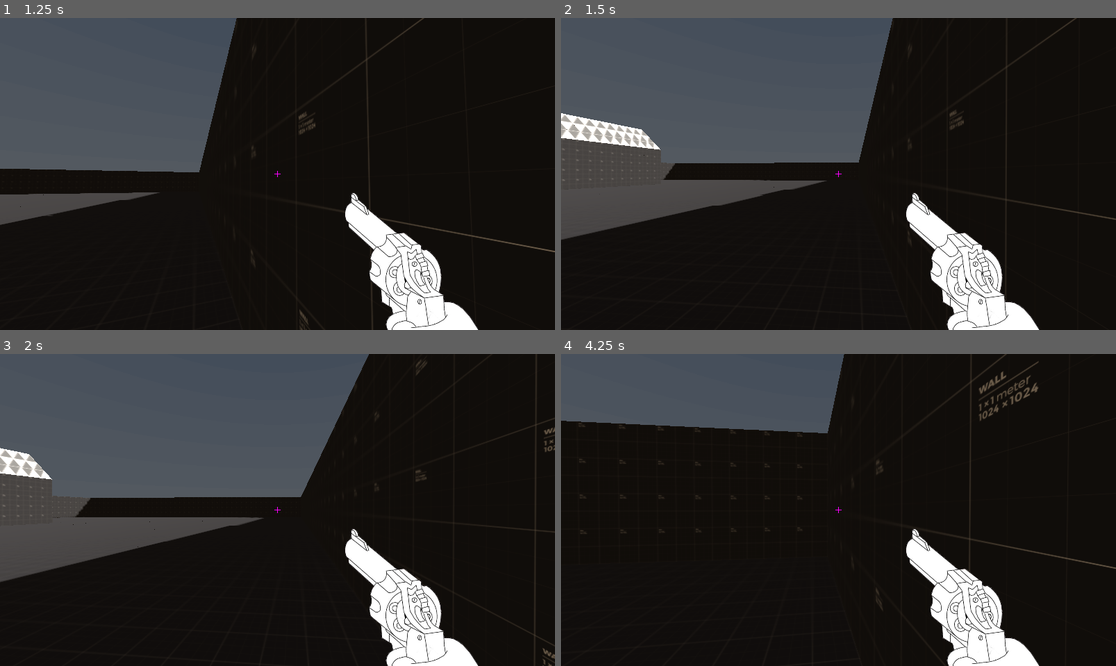
Above: before the commit, frames 1-4 (two rows, left to right).
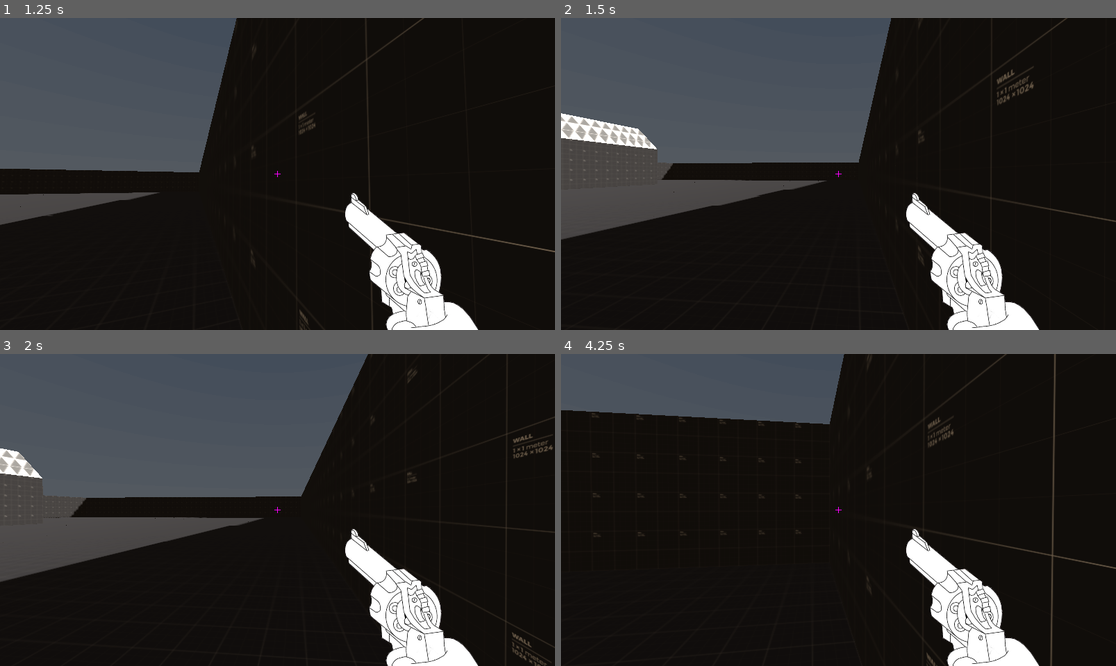
Above: after the commit, the same moments.

Repository: rodrigowillsilva/D3_-3
Game: Godot game, scene res://Scenes/gray_box.tscn
Two runs of this game, one before a commit and one after it. Both use one fixed random seed, a clock stepped at 60 frames per second and the inputs below. A sky picture missing from this copy of the repository is replaced by a grey-blue gradient.
Inputs (mouse positions are in pixels of both pictures, inside the frame that each line leads up to):
- Up to frame 1 (1.25 s): tap Enter at 0.5 s; move the mouse to (399, 158) at 0.52 s; hold D (move_right) from 0.53 s (still down); hold Mouse wheel down (mouse_scroll_down) from 0.53 s (still down); right-click (399, 158) at 0.6 s; click (399, 158) at 0.67 s
- Up to frame 2 (1.5 s): move the mouse to (810, 174) at 1.27 s; release D (move_right) at 1.28 s; release Mouse wheel down (mouse_scroll_down) at 1.28 s; hold W (move_up) from 1.28 s (still down); tap Mouse wheel down (mouse_scroll_down) at 1.35 s
- Up to frame 3 (2 s): keep holding W (move_up); tap Mouse wheel up (mouse_scroll_up) at 1.55 s
- Up to frame 4 (4.25 s): keep holding W (move_up); move the mouse to (849, 503) at 2.02 s; hold Mouse wheel up (mouse_scroll_up) 2.03-2.78 s; tap R (r) at 2.3, 2.85 s; move the mouse to (832, 516) at 2.77 s; right-click (832, 516) at 3.05 s; move the mouse to (877, 513) at 3.52 s; hold Mouse wheel down (mouse_scroll_down) from 3.53 s (still down); click (877, 513) at 3.6 s

Frame 1 is identical in both runs. In frame 2, 1.4% of the frame differs, in the area x 0-100%, y 0-91%; in frame 3, 1.2%; in frame 4, 2.7%, in the area x 0-90%, y 0-100%.

Commit message:
armar implementadas

Diff:
--- /dev/null
+++ b/project-west/Scenes/Guns/area_damage.tscn
@@ -0,0 +1,48 @@
+[gd_scene load_steps=6 format=3 uid="uid://bokdmstjtnhfs"]
+
+[ext_resource type="Script" path="res://Scripts/area_damage.gd" id="1_kl6cb"]
+
+[sub_resource type="PhysicsMaterial" id="PhysicsMaterial_82oij"]
+friction = 0.0
+bounce = 0.1
+
+[sub_resource type="SphereShape3D" id="SphereShape3D_afukm"]
+radius = 0.1
+
+[sub_resource type="SphereMesh" id="SphereMesh_xwkrp"]
+radius = 0.1
+height = 0.2
+
+[sub_resource type="CylinderShape3D" id="CylinderShape3D_nqg3y"]
+height = 0.3
+radius = 2.0
+
+[node name="AreaDamage" type="RigidBody3D"]
+physics_material_override = SubResource("PhysicsMaterial_82oij")
+gravity_scale = 2.0
+continuous_cd = true
+contact_monitor = true
+max_contacts_reported = 3
+script = ExtResource("1_kl6cb")
+y_distance_to_explode = 2.0
+
+[node name="CollisionShape3D" type="CollisionShape3D" parent="."]
+shape = SubResource("SphereShape3D_afukm")
+
+[node name="MeshInstance3D" type="MeshInstance3D" parent="."]
+mesh = SubResource("SphereMesh_xwkrp")
+
+[node name="Area3D" type="Area3D" parent="."]
+monitoring = false
+monitorable = false
+
+[node name="CollisionShape3D" type="CollisionShape3D" parent="Area3D"]
+shape = SubResource("CylinderShape3D_nqg3y")
+
+[node name="Timer" type="Timer" parent="Area3D"]
+one_shot = true
+
+[node name="Timer2" type="Timer" parent="Area3D"]
+one_shot = true
+
+[connection signal="body_entered" from="." to="." method="_on_body_entered"]
--- /dev/null
+++ b/project-west/Scenes/Guns/cross.tscn
@@ -0,0 +1,10 @@
+[gd_scene load_steps=4 format=3 uid="uid://pldui2y8od0g"]
+
+[ext_resource type="PackedScene" uid="uid://1ujdfnq5agh3" path="res://Scenes/Guns/gun.tscn" id="1_7xri1"]
+[ext_resource type="Script" path="res://Scripts/cross.gd" id="2_o8inx"]
+[ext_resource type="PackedScene" uid="uid://bokdmstjtnhfs" path="res://Scenes/Guns/area_damage.tscn" id="3_g1o5b"]
+
+[node name="Cross" instance=ExtResource("1_7xri1")]
+script = ExtResource("2_o8inx")
+life_regen = 0.1
+area_damage_scene = ExtResource("3_g1o5b")
--- a/project-west/Scenes/Guns/gun.tscn
+++ b/project-west/Scenes/Guns/gun.tscn
@@ -4,7 +4,7 @@
 
 [node name="Gun" type="Node3D" node_paths=PackedStringArray("timers")]
 script = ExtResource("1_fb1kr")
-timers = [NodePath("Timer"), NodePath("Timer2"), NodePath("Timer3")]
+timers = [NodePath("Timer"), NodePath("Timer2"), NodePath("Timer3"), NodePath("Timer4")]
 
 [node name="GunRay" type="RayCast3D" parent="."]
 enabled = false
@@ -23,3 +23,5 @@
 [node name="Timer3" type="Timer" parent="."]
 one_shot = true
 autostart = true
+
+[node name="Timer4" type="Timer" parent="."]
--- a/project-west/Scenes/Guns/shotgun.tscn
+++ b/project-west/Scenes/Guns/shotgun.tscn
@@ -19,7 +19,7 @@
 size = 0.3
 sections = 8
 
-[node name="Shotgun" instance=ExtResource("1_psox5")]
+[node name="Shotgun" node_paths=PackedStringArray("hit_placeholder") instance=ExtResource("1_psox5")]
 script = ExtResource("2_3b4g3")
 spread = 0.1
 pellets = 5
@@ -27,6 +27,7 @@
 grapling_speed = 75
 pull_for_axis_mod = Vector3(1, 0.7, 1)
 max_grapling_time = 1.5
+hit_placeholder = []
 
 [node name="Hook" type="Area3D" parent="." index="2"]
 top_level = true
--- a/project-west/Scenes/gray_box.tscn
+++ b/project-west/Scenes/gray_box.tscn
@@ -9,6 +9,7 @@
 [ext_resource type="Texture2D" uid="uid://bev1b0k7p0o6u" path="res://Graphics/sprites/revolver.png" id="7_fgn0a"]
 [ext_resource type="Texture2D" uid="uid://g50i6fjb8i2b" path="res://Graphics/sprites/shotgun.png" id="8_lnd24"]
 [ext_resource type="PackedScene" uid="uid://cewuk4w1njgpe" path="res://Scenes/TileSet/Tiles/slope1_gray_box.tscn" id="9_8d1u3"]
+[ext_resource type="PackedScene" uid="uid://pldui2y8od0g" path="res://Scenes/Guns/cross.tscn" id="9_kaaw1"]
 [ext_resource type="Texture2D" uid="uid://c73hl3tk5ouar" path="res://addons/kenney_prototype_textures/red/texture_01.png" id="10_lnrr1"]
 [ext_resource type="Script" path="res://Scripts/spawn_controller.gd" id="11_xml1p"]
 [ext_resource type="PackedScene" path="res://Scenes/spawnpoint.tscn" id="12_msem0"]
@@ -28,12 +29,19 @@
 ambient_light_sky_contribution = 0.85
 adjustment_contrast = 1.08
 
+[sub_resource type="Gradient" id="Gradient_xqtl0"]
+offsets = PackedFloat32Array(1)
+colors = PackedColorArray(1, 1, 1, 1)
+
+[sub_resource type="GradientTexture2D" id="GradientTexture2D_co7ij"]
+gradient = SubResource("Gradient_xqtl0")
+
 [sub_resource type="Animation" id="Animation_xj4kh"]
 length = 0.001
 tracks/0/type = "value"
 tracks/0/imported = false
 tracks/0/enabled = true
-tracks/0/path = NodePath("../guns_hud/Revolver:position")
+tracks/0/path = NodePath("guns_hud/Revolver:position")
 tracks/0/interp = 1
 tracks/0/loop_wrap = true
 tracks/0/keys = {
@@ -45,7 +53,7 @@
 tracks/1/type = "value"
 tracks/1/imported = false
 tracks/1/enabled = true
-tracks/1/path = NodePath("../guns_hud/Shotgun:position")
+tracks/1/path = NodePath("guns_hud/Shotgun:position")
 tracks/1/interp = 1
 tracks/1/loop_wrap = true
 tracks/1/keys = {
@@ -57,7 +65,7 @@
 tracks/2/type = "value"
 tracks/2/imported = false
 tracks/2/enabled = true
-tracks/2/path = NodePath("../guns_hud/Revolver:rotation")
+tracks/2/path = NodePath("guns_hud/Revolver:rotation")
 tracks/2/interp = 1
 tracks/2/loop_wrap = true
 tracks/2/keys = {
@@ -65,6 +73,18 @@
 "transitions": PackedFloat32Array(1),
 "update": 0,
 "values": [-0.13439]
+}
+tracks/3/type = "value"
+tracks/3/imported = false
+tracks/3/enabled = true
+tracks/3/path = NodePath("guns_hud/Cross:position")
+tracks/3/interp = 1
+tracks/3/loop_wrap = true
+tracks/3/keys = {
+"times": PackedFloat32Array(0),
+"transitions": PackedFloat32Array(1),
+"update": 0,
+"values": [Vector2(809, 813)]
 }
 
 [sub_resource type="Animation" id="Animation_76sxm"]
@@ -74,7 +94,7 @@
 tracks/0/type = "value"
 tracks/0/imported = false
 tracks/0/enabled = true
-tracks/0/path = NodePath("../guns_hud/Revolver:position")
+tracks/0/path = NodePath("guns_hud/Revolver:position")
 tracks/0/interp = 1
 tracks/0/loop_wrap = true
 tracks/0/keys = {
@@ -101,7 +121,7 @@
 tracks/0/type = "value"
 tracks/0/imported = false
 tracks/0/enabled = true
-tracks/0/path = NodePath("../guns_hud/Revolver:position")
+tracks/0/path = NodePath("guns_hud/Revolver:position")
 tracks/0/interp = 1
 tracks/0/loop_wrap = true
 tracks/0/keys = {
@@ -113,7 +133,7 @@
 tracks/1/type = "value"
 tracks/1/imported = false
 tracks/1/enabled = true
-tracks/1/path = NodePath("../guns_hud/Revolver:rotation")
+tracks/1/path = NodePath("guns_hud/Revolver:rotation")
 tracks/1/interp = 1
 tracks/1/loop_wrap = true
 tracks/1/keys = {
@@ -130,7 +150,7 @@
 tracks/0/type = "value"
 tracks/0/imported = false
 tracks/0/enabled = true
-tracks/0/path = NodePath("../guns_hud/Revolver:position")
+tracks/0/path = NodePath("guns_hud/Revolver:position")
 tracks/0/interp = 1
 tracks/0/loop_wrap = true
 tracks/0/keys = {
@@ -138,6 +158,18 @@
 "transitions": PackedFloat32Array(1, 1),
 "update": 0,
 "values": [Vector2(757, 752), Vector2(703, 362)]
+}
+tracks/1/type = "value"
+tracks/1/imported = false
+tracks/1/enabled = true
+tracks/1/path = NodePath("guns_hud/Revolver:rotation")
+tracks/1/interp = 1
+tracks/1/loop_wrap = true
+tracks/1/keys = {
+"times": PackedFloat32Array(0),
+"transitions": PackedFloat32Array(1),
+"update": 0,
+"values": [-0.13439]
 }
 
 [sub_resource type="Animation" id="Animation_x8xfk"]
@@ -147,7 +179,7 @@
 tracks/0/type = "value"
 tracks/0/imported = false
 tracks/0/enabled = true
-tracks/0/path = NodePath("../guns_hud/Shotgun:position")
+tracks/0/path = NodePath("guns_hud/Shotgun:position")
 tracks/0/interp = 1
 tracks/0/loop_wrap = true
 tracks/0/keys = {
@@ -175,7 +207,7 @@
 tracks/0/type = "value"
 tracks/0/imported = false
 tracks/0/enabled = true
-tracks/0/path = NodePath("../guns_hud/Shotgun:position")
+tracks/0/path = NodePath("guns_hud/Shotgun:position")
 tracks/0/interp = 1
 tracks/0/loop_wrap = true
 tracks/0/keys = {
@@ -183,10 +215,55 @@
 "transitions": PackedFloat32Array(1, 1),
 "update": 0,
 "values": [Vector2(757, 752), Vector2(703, 362)]
+}
+
+[sub_resource type="Animation" id="Animation_bi23q"]
+resource_name = "Cross_hide"
+length = 0.001
+tracks/0/type = "value"
+tracks/0/imported = false
+tracks/0/enabled = true
+tracks/0/path = NodePath("guns_hud/Cross:position")
+tracks/0/interp = 1
+tracks/0/loop_wrap = true
+tracks/0/keys = {
+"times": PackedFloat32Array(0),
+"transitions": PackedFloat32Array(1),
+"update": 0,
+"values": [Vector2(809, 813)]
+}
+tracks/1/type = "method"
+tracks/1/imported = false
+tracks/1/enabled = true
+tracks/1/path = NodePath(".")
+tracks/1/interp = 1
+tracks/1/loop_wrap = true
+tracks/1/keys = {
+"times": PackedFloat32Array(),
+"transitions": PackedFloat32Array(),
+"values": []
+}
+
+[sub_resource type="Animation" id="Animation_ahau8"]
+resource_name = "Cross_show"
+length = 0.001
+tracks/0/type = "value"
+tracks/0/imported = false
+tracks/0/enabled = true
+tracks/0/path = NodePath("guns_hud/Cross:position")
+tracks/0/interp = 1
+tracks/0/loop_wrap = true
+tracks/0/keys = {
+"times": PackedFloat32Array(0),
+"transitions": PackedFloat32Array(1),
+"update": 0,
+"values": [Vector2(788, 404)]
 }
 
 [sub_resource type="AnimationLibrary" id="AnimationLibrary_up8rt"]
 _data = {
+"Cross_hide": SubResource("Animation_bi23q"),
+"Cross_show": SubResource("Animation_ahau8"),
 "RESET": SubResource("Animation_xj4kh"),
 "Revolver_hide": SubResource("Animation_76sxm"),
 "Revolver_reload": SubResource("Animation_oymsc"),
@@ -234,7 +311,7 @@
 script = ExtResource("2_qvl1s")
 max_speed = 10.0
 accel = 50.0
-decel = 50.0
+decel = 80.0
 jumpHeight = 2.0
 gravity = 20.0
 sens = 0.3
@@ -250,43 +327,25 @@
 transform = Transform3D(1, 0, 0, 0, 1, 0, 0, 0, 1, 0, 0, -0.504471)
 script = ExtResource("4_0pfjl")
 
-[node name="AnimationPlayer" type="AnimationPlayer" parent="Player/Head/GunController"]
-libraries = {
-"": SubResource("AnimationLibrary_up8rt")
-}
-
-[node name="Revolver" parent="Player/Head/GunController" node_paths=PackedStringArray("hit_placeholder") instance=ExtResource("5_rrcug")]
-hit_placeholder = NodePath("../../../../hit1")
-max_ammo = 6
-fire_rate = 0.2
-reload_time = 0.6
-skill_cooldown = 10.0
-
-[node name="Shotgun" parent="Player/Head/GunController" instance=ExtResource("5_ue5n7")]
-max_ammo = 5
-fire_rate = 1.0
-reload_time = 1.0
-skill_cooldown = 3.0
-
-[node name="guns_hud" type="CanvasLayer" parent="Player/Head"]
+[node name="guns_hud" type="CanvasLayer" parent="Player/Head/GunController"]
 follow_viewport_enabled = true
 
-[node name="Control" type="Control" parent="Player/Head/guns_hud"]
+[node name="Control" type="Control" parent="Player/Head/GunController/guns_hud"]
 layout_mode = 3
 anchors_preset = 0
 offset_right = 46.0
 offset_bottom = 58.0
 
-[node name="Revolver" type="TextureRect" parent="Player/Head/guns_hud"]
-offset_left = 757.0
-offset_top = 752.0
-offset_right = 1197.0
-offset_bottom = 1319.0
+[node name="Revolver" type="TextureRect" parent="Player/Head/GunController/guns_hud"]
+offset_left = 703.0
+offset_top = 362.0
+offset_right = 1143.0
+offset_bottom = 929.0
 rotation = -0.13439
 scale = Vector2(0.6, 0.6)
 texture = ExtResource("7_fgn0a")
 
-[node name="Shotgun" type="TextureRect" parent="Player/Head/guns_hud"]
+[node name="Shotgun" type="TextureRect" parent="Player/Head/GunController/guns_hud"]
 offset_left = 754.0
 offset_top = 754.0
 offset_right = 1204.0
@@ -295,7 +354,15 @@
 scale = Vector2(0.6, 0.6)
 texture = ExtResource("8_lnd24")
 
-[node name="ColorRect" type="ColorRect" parent="Player/Head/guns_hud"]
+[node name="Cross" type="TextureRect" parent="Player/Head/GunController/guns_hud"]
+offset_left = 809.0
+offset_top = 813.0
+offset_right = 873.0
+offset_bottom = 877.0
+scale = Vector2(3.84388, 3.45617)
+texture = SubResource("GradientTexture2D_co7ij")
+
+[node name="ColorRect" type="ColorRect" parent="Player/Head/GunController/guns_hud"]
 anchors_preset = 8
 anchor_left = 0.5
 anchor_top = 0.5
@@ -311,7 +378,7 @@
 mouse_force_pass_scroll_events = false
 color = Color(1, 0, 1, 1)
 
-[node name="ColorRect2" type="ColorRect" parent="Player/Head/guns_hud"]
+[node name="ColorRect2" type="ColorRect" parent="Player/Head/GunController/guns_hud"]
 anchors_preset = 8
 anchor_left = 0.5
 anchor_top = 0.5
@@ -327,6 +394,26 @@
 mouse_force_pass_scroll_events = false
 color = Color(1, 0, 1, 1)
 
+[node name="AnimationPlayer" type="AnimationPlayer" parent="Player/Head/GunController"]
+libraries = {
+"": SubResource("AnimationLibrary_up8rt")
+}
+
+[node name="Revolver" parent="Player/Head/GunController" node_paths=PackedStringArray("hit_placeholder") instance=ExtResource("5_rrcug")]
+hit_placeholder = NodePath("../../../../hit1")
+max_ammo = 6
+fire_rate = 0.2
+reload_time = 0.6
+skill_cooldown = 10.0
+
+[node name="Shotgun" parent="Player/Head/GunController" instance=ExtResource("5_ue5n7")]
+max_ammo = 5
+fire_rate = 1.0
+reload_time = 1.0
+skill_cooldown = 3.0
+
+[node name="Cross" parent="Player/Head/GunController" instance=ExtResource("9_kaaw1")]
+
 [node name="CollisionShape3D" type="CollisionShape3D" parent="Player"]
 shape = SubResource("CapsuleShape3D_hjtqv")
 
--- /dev/null
+++ b/project-west/Scripts/area_damage.gd
@@ -0,0 +1,46 @@
+extends RigidBody3D
+
+@export var y_distance_to_explode: float = 0.0
+@export var duration: float = 2.0
+@export var damage_interval: float = 0.25
+
+signal area_damage_start
+
+func _ready() -> void:
+	$Area3D/Timer.timeout.connect(func() -> void:
+		_on_area_damage_timeout()
+	)
+
+	$Area3D/Timer2.timeout.connect(func() -> void:
+		queue_free()
+	)
+
+
+
+
+func _on_body_entered(_body: Node) -> void:
+	#check if the this rigidbody is on the floor
+	print(global_position.y)
+	if global_position.y < y_distance_to_explode:
+		start_area_damage()
+
+
+func start_area_damage() -> void:
+	#deactivate the rigidbody so the body stays in place
+	freeze = true
+	$CollisionShape3D.set_deferred("disabled",true)
+	$Area3D.set_deferred("monitoring", true)
+	$Area3D.set_deferred("monitorable", true)
+	$Area3D/Timer.start(damage_interval)
+	$Area3D/Timer2.start(duration)
+	area_damage_start.emit()
+
+
+func _on_area_damage_timeout() -> void:
+	var bodies = $Area3D.get_overlapping_bodies()
+	for body in bodies:
+		print(body)
+		if body.has_method("take_damage"):
+			body.take_damage(Enums.DamageType.AREA, 1)
+
+	$Area3D/Timer.start(damage_interval)
--- /dev/null
+++ b/project-west/Scripts/cross.gd
@@ -0,0 +1,39 @@
+extends Gun
+
+class_name Cross
+
+@export var hit_placeholder: Node3D
+@export var life_regen: float = 0.1
+@export var area_damage_scene: PackedScene
+
+var skill_active: bool = false
+
+func shoot() -> Enums.GunShootReturn:
+	var r = super()
+	if r != Enums.GunShootReturn.SHOOT:
+		return r
+
+	var dir = global_transform.basis.z * -1
+	print(dir)
+	var area = area_damage_scene.instantiate()
+	get_tree().get_root().get_child(0).add_child(area)
+	area.global_transform.origin = global_transform.origin + dir
+	area.linear_velocity = dir * 50
+
+	return r
+
+
+func skill() -> void:
+	if not skill_active:
+		skill_active = true
+		skill_signal.emit()
+
+func on_equip() -> void:
+	super()
+	skill()
+	on_equip_signal.emit()
+
+func on_unequip() -> void:
+	super()
+	skill_active = false
+	on_unequip_signal.emit()
--- a/project-west/Scripts/enums.gd
+++ b/project-west/Scripts/enums.gd
@@ -1,9 +1,9 @@
 extends Node
 
-enum TimerType { SHOOTCOOLDOWN, RELOADCOOLDOWN, SKILLCOOLDOWN, NULL }
+enum TimerType { SHOOTCOOLDOWN, RELOADCOOLDOWN, SKILLCOOLDOWN, AUTORELOAD, NULL }
 
 enum GunShootReturn { SHOOT, OUT_OF_AMMO, CANT_SHOOT }
 
 enum GunReloadReturn { RELOAD, CANT_RELOAD, RELOADING }
 
-enum DamageType { BULLET, EXPLOSION, MELEE }
+enum DamageType { BULLET, EXPLOSION, MELEE, AREA }
--- a/project-west/Scripts/gun.gd
+++ b/project-west/Scripts/gun.gd
@@ -12,6 +12,7 @@
 @export var fire_rate: float
 @export var reload_time: float
 @export var skill_cooldown: float
+@export var auto_reload_time: float
 @export var timers: Array[Timer]
 
 @onready var ammo = max_ammo
@@ -33,7 +34,9 @@
 		can_skill = true
 	)
 
-
+	timers[Enums.TimerType.AUTORELOAD].timeout.connect(func() -> void:
+		ammo = max_ammo
+	)
 
 
 func shoot() -> Enums.GunShootReturn:
@@ -69,9 +72,12 @@
 	# skill_signal.emit()
 
 func on_equip() -> void:
+	timers[Enums.TimerType.AUTORELOAD].stop()
 	pass
 	# on_equip_signal.emit()
 
 func on_unequip() -> void:
+	timers[Enums.TimerType.RELOADCOOLDOWN].stop()
+	timers[Enums.TimerType.AUTORELOAD].start(auto_reload_time)
 	pass
 	# on_unequip_signal.emit()
--- a/project-west/Scripts/gun_controller.gd
+++ b/project-west/Scripts/gun_controller.gd
@@ -12,11 +12,6 @@
 	var children = get_children()
 	for child in children:
 		if child is Gun:
-
-			########################
-			# Settar todas as animações para cada sinal das armas
-			########################
-
 			guns.append(child)
 			anim_player.get_animation(child.get_name() + "_hide").track_insert_key(1,
 								anim_player.get_animation(child.get_name() + "_hide").get_length(), {"method": "show_gun", "args":[]})
@@ -40,6 +35,7 @@
 	#anim_player.stop()
 	#anim_player.play(current_gun.get_name() + "_hide")
 	if gun_index == -1:
+		print("change gun")
 		gun_index = (gun_index + 1) % guns.size()
 	elif gun_index == -2:
 		gun_index = gun_index - 1
@@ -52,13 +48,12 @@
 	if not current_gun == null:
 		current_gun.on_unequip()
 		anim_player.play(current_gun.get_name() + "_hide")
+		anim_player.play()
 
 	current_gun = guns[gun_index]
 	current_gun.on_equip()
 
 
 func show_gun() -> void:
-	#anim_player.stop()
-	print(current_gun)
 	anim_player.play(current_gun.get_name() + "_show")
 	pass
--- a/project-west/Scripts/player.gd
+++ b/project-west/Scripts/player.gd
@@ -68,15 +68,13 @@
 
 
 	if direction:
-		if velocity_xz.length() < max_speed:
+		if velocity_xz.length() <= max_speed and direction.dot(velocity_xz.normalized()) >= 0:
 			velocity_xz = velocity_xz.move_toward(direction * max_speed, delta * air_mod * accel)
 		else:
 			velocity_xz = velocity_xz.move_toward(Vector3.ZERO, delta * air_mod * decel)
 	else:
 		velocity_xz = velocity_xz.move_toward(Vector3.ZERO, delta * air_mod * decel)
 
-	# else:
-	# 	velocity_xz = velocity_xz.move_toward(Vector3(), deceleration * delta)
 
 	velocity_xz = velocity_xz.clamp(-2 * max_speed * Vector3.ONE, 2 * max_speed * Vector3.ONE)
 
@@ -90,53 +88,6 @@
 	move_and_slide()
 
 
-# func velocity_accel(v_0: Vector3, direction: Vector3, delta: float) -> Vector3:
-# 	""" Given a positive initial 2D velocity and a delta time, return a positive
-# 	new velocity based on a custom 'game-feel' curve.
-# 	"""
-# 	#v_0 = clamped(v_0)
-
-# 	# Map to [0,1] to simplify
-# 	var speed = v_0.length() / max_speed
-
-# 	# Derive where we are in time [0,1] based on current speed
-# 	var t: float = 1 - sqrt(1 - speed)
-# 	if is_nan(t):
-# 		# speed is 1, so t is 1
-# 		t = 1
-# 	var t_new: float = t + (delta/t_accel)
-
-# 	# Calculate speed based on new t
-# 	if t_new >= 1:
-# 		return direction.normalized() * max_speed
-# 	var speed_new: float = clamp(1 - (1-t_new)*(1-t_new), 0 ,1)
-# 	return direction.normalized() * speed_new * max_speed
-
-
-# func velocity_decel(v_0: Vector3, delta: float) -> Vector3:
-# 	""" Given a positive initial 2D velocity and a delta time, return a new positive
-# 	velocity that is slower, based on the Player's parameters.
-# 	"""
-# 	var speed = v_0.length() / max_speed
-# 	var t: float = 1 - sqrt(speed)
-# 	if is_nan(t):
-# 		t = 1
-# 	var t_new: float = t + (delta/t_decel)
-# 	if t_new >= t_decel:
-# 		return Vector3()
-# 	var speed_new = clamp((1-t_new)*(1-t_new), 0, 1)
-# 	return v_0.normalized() * speed_new * max_speed
-
-# func clamped(v: Vector3) -> Vector3:
-# 	return v.clamp(-max_speed * Vector3.ONE, max_speed * Vector3.ONE)
-
-
-func take_damage(damage: float) -> void:
-	health -= damage
-	# signal damage taken
-	if health <= 0:
-		# signal the player's death
-		pass
 
 #Callbacks
 
@@ -172,7 +123,6 @@
 
 		if event.is_action_pressed("r"):
 			gun_controller.reload_gun()
-			print("reload pleyer")
 		elif event.is_action_pressed("mouse_scroll_up"):
 			gun_controller.change_gun(-1)
 		elif event.is_action_pressed("mouse_scroll_down"):
--- a/project-west/Scripts/revolver.gd
+++ b/project-west/Scripts/revolver.gd
@@ -34,12 +34,11 @@
 		skill_signal.emit()
 
 func on_equip() -> void:
-	print("Revolver equiped")
-	#$Sprite3D.visible = true
+	super()
 	skill()
 	on_equip_signal.emit()
 
 func on_unequip() -> void:
-	#$Sprite3D.visible = false
+	super()
 	skill_active = false
 	on_unequip_signal.emit()
--- a/project-west/Scripts/shotgun.gd
+++ b/project-west/Scripts/shotgun.gd
@@ -8,6 +8,7 @@
 @export var grapling_speed: int = 75
 @export var pull_for_axis_mod: Vector3 = Vector3(1, 0.7, 1)
 @export var max_grapling_time: float = 1.5
+@export var hit_placeholder: Array[Node3D]
 
 var grapling: bool = false
 var grapling_dir: Vector3
@@ -50,10 +51,9 @@
 		return r
 
 	for i in range(pellets):
-		var dir = global_transform.basis.z + Vector3(randf_range(-spread, spread), randf_range(-spread, spread), randf_range(-spread, spread))
-		$GunRay.global_transform.origin = global_transform.origin
-		$GunRay.global_transform.basis = Basis()
-		$GunRay.global_transform.basis.z = dir
+		var dir = transform.basis.z + Vector3(randf_range(-spread, spread), randf_range(-spread, spread), randf_range(-spread, spread))
+
+		$GunRay.target_position = dir * -1 * 10000
 		$GunRay.force_update_transform()
 		$GunRay.force_raycast_update()
 		if $GunRay.is_colliding():
@@ -63,8 +63,10 @@
 				print(damage_controller)
 				if damage_controller != -1:
 					body.take_damage(Enums.DamageType.BULLET, 1)
+					hit_placeholder[i].global_transform.origin = $GunRay.get_collision_point()
 				else:
-					$HitPlaceholder.global_transform.origin = $GunRay.get_collision_point()
+					print(body.get_name())
+					hit_placeholder[i].global_transform.origin = $GunRay.get_collision_point()
 
 
 	return Enums.GunShootReturn.SHOOT
@@ -82,7 +84,6 @@
 		if event is InputEventMouseButton:
 			if event.is_released():
 				if event.is_action("mouse_2"):
-					print("stop_grapling")
 					stop_grapling()
 
 
@@ -105,9 +106,8 @@
 
 
 func on_unequip() -> void:
-	#$Sprite3D.visible = false
+	super()
 	stop_grapling()
 
 func on_equip() -> void:
-	#$Sprite3D.visible = true
-	print("Shotgun equiped")
+	super()
--- /dev/null
+++ b/project-west/guns.tscn
@@ -0,0 +1,58 @@
+[gd_scene load_steps=6 format=3 uid="uid://cecuqru21n43c"]
+
+[ext_resource type="PackedScene" uid="uid://cu6tuwo3wkbru" path="res://Scenes/gray_box.tscn" id="1_thjji"]
+[ext_resource type="Texture2D" uid="uid://c73hl3tk5ouar" path="res://addons/kenney_prototype_textures/red/texture_01.png" id="2_dcygm"]
+[ext_resource type="PackedScene" uid="uid://bokdmstjtnhfs" path="res://Scenes/Guns/area_damage.tscn" id="3_ebyop"]
+
+[sub_resource type="StandardMaterial3D" id="StandardMaterial3D_6e425"]
+albedo_texture = ExtResource("2_dcygm")
+
+[sub_resource type="SphereMesh" id="SphereMesh_2wec3"]
+radius = 0.2
+height = 0.4
+
+[node name="GrayBox" instance=ExtResource("1_thjji")]
+
+[node name="Player" parent="." index="2"]
+health = 10.0
+
+[node name="Revolver" parent="Player/Head/GunController/guns_hud" index="1"]
+offset_left = 757.0
+offset_top = 752.0
+offset_right = 1197.0
+offset_bottom = 1319.0
+
+[node name="Shotgun" parent="Player/Head/GunController" index="3" node_paths=PackedStringArray("hit_placeholder")]
+hit_placeholder = [NodePath("../../../../hit1"), NodePath("../../../../hit2"), NodePath("../../../../hit3"), NodePath("../../../../hit4"), NodePath("../../../../hit5")]
+
+[node name="Cross" parent="Player/Head/GunController" index="4"]
+max_ammo = 1
+fire_rate = 0.1
+reload_time = 1.0
+
+[node name="spawn_controller" parent="." index="5"]
+process_mode = 4
+
+[node name="hit2" type="MeshInstance3D" parent="." index="7"]
+transform = Transform3D(1, 0, 0, 0, 1, 0, 0, 0, 1, 0, -1.56831, 0)
+material_override = SubResource("StandardMaterial3D_6e425")
+mesh = SubResource("SphereMesh_2wec3")
+
+[node name="hit3" type="MeshInstance3D" parent="." index="8"]
+transform = Transform3D(1, 0, 0, 0, 1, 0, 0, 0, 1, 0, -1.56831, 0)
+material_override = SubResource("StandardMaterial3D_6e425")
+mesh = SubResource("SphereMesh_2wec3")
+
+[node name="hit4" type="MeshInstance3D" parent="." index="9"]
+transform = Transform3D(1, 0, 0, 0, 1, 0, 0, 0, 1, 0, -1.56831, 0)
+material_override = SubResource("StandardMaterial3D_6e425")
+mesh = SubResource("SphereMesh_2wec3")
+
+[node name="hit5" type="MeshInstance3D" parent="." index="10"]
+transform = Transform3D(1, 0, 0, 0, 1, 0, 0, 0, 1, 0, -1.56831, 0)
+material_override = SubResource("StandardMaterial3D_6e425")
+mesh = SubResource("SphereMesh_2wec3")
+
+[node name="AreaDamage" parent="." index="11" instance=ExtResource("3_ebyop")]
+transform = Transform3D(1, 0, 0, 0, 1, 0, 0, 0, 1, -15.1103, 8.36348, 0)
+y_distance_to_explode = 1.5
Not shown: 6 places in project-west/Scenes/TileSet/Libraries/gray_box_lib.tres that only renumber resources
Not shown: 1 places in project-west/Scenes/gray_box.tscn that only renumber resources
